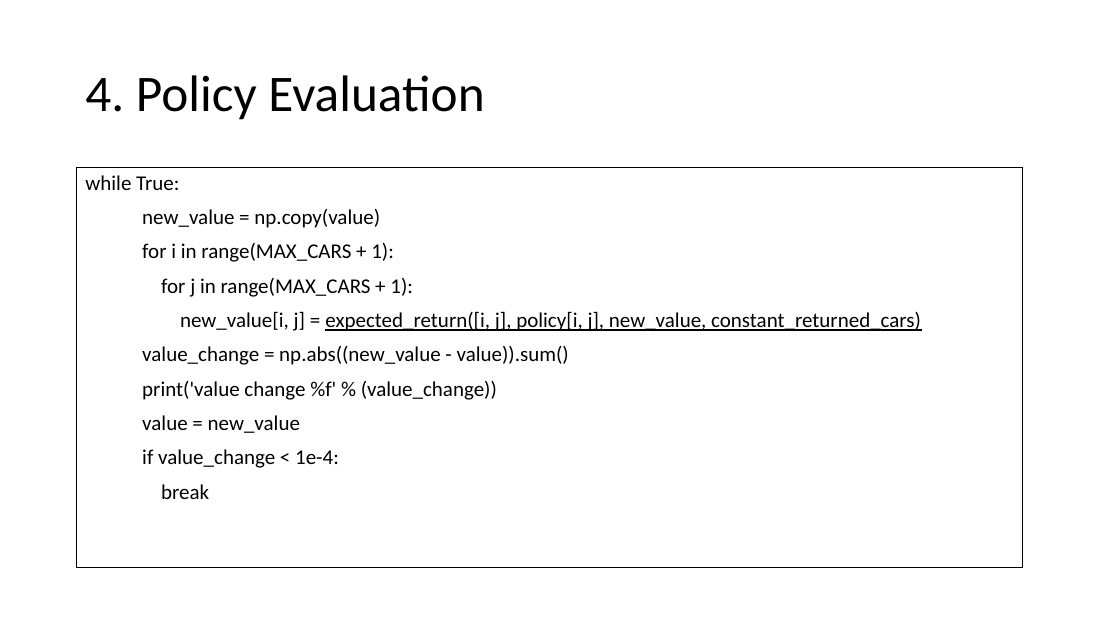
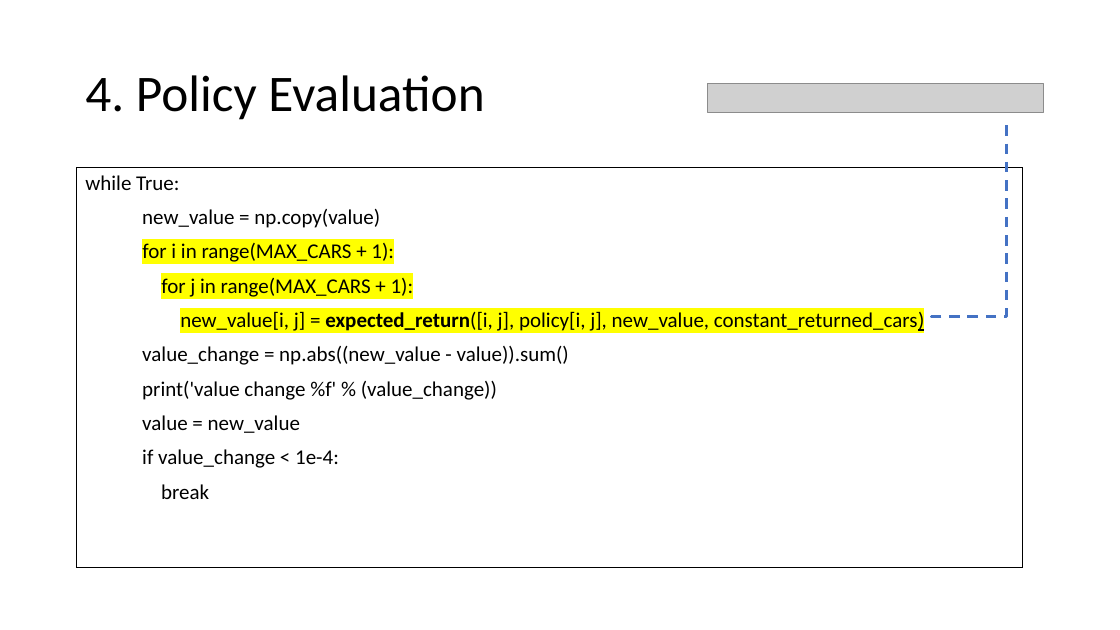
Before and after one commit to ihatesummer/jack-s-car-rental, a slide deck: slide 7 of Jack's Car Rental.pptx. Drawn at 1120x630 pixels with LibreOffice and Linux fonts; fonts in the diff are those of the drawing; grey boxes stand for pictures. Boxes give left, top, right and bottom in pixels: in the first picture for what was removed or moved away, otherwise in the second. Text is boxed around its words. In the diff, an @@ line names an element or a change of style, - is before the commit and + after.

```diff
--- a/Jack's Car Rental.pptx
+++ b/Jack's Car Rental.pptx
@@ picture added at (708,83,1044,113) @@
@@ elbow line added from (1007, 125) to (931, 315), #4472C4 2.25 pt dashed @@
@@ text at (142,243,924,334): highlight none to #FFFF00 in "for i in range(MAX_CARS + 1):", "for j in range(MAX_CARS + 1):", "new_value[i, j] = expected_return([i, j], policy[i, j], ..."; bold on in "expected_return([i,"; underline off in "expected_return([i, j], policy[i, j], new_value, constant_re ..." @@
```
Also in this commit, not shown: 5 other slides changed, 1 slide removed, 1 other file.
